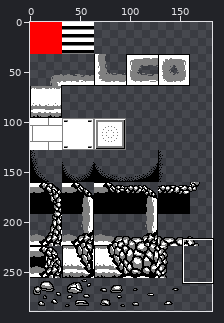
Edited in one commit: sprite sheet (RAT/Assets/Res/Environments/Map.Laboratory.png). Above, an overview of the earlier version with the close-up marked.
Close-up. As it was:
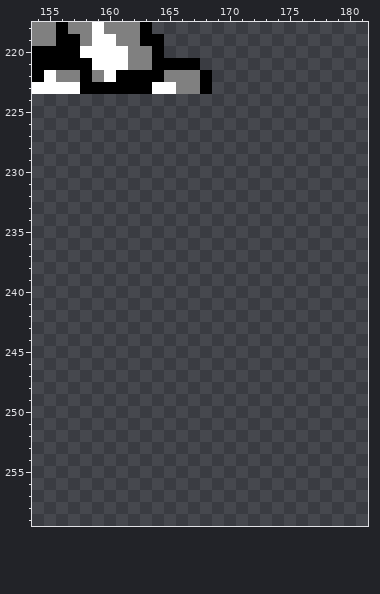
The file is 192x384 pixels. Shown: x 154..181, y 218..259. The wide view leaves out empty margins.
After the commit:
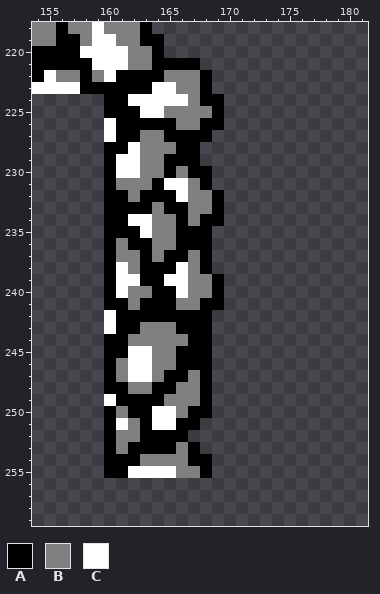
Palette (. is transparent): A #000000  B #808080  C #ffffff
From old to new:
The author put colour A in row 224 at x 160 to 161 and 168 to 169; in row 225 at x 160 to 162 and 169; in row 226 at x 161 to 165 and 168 to 169; in row 227 at x 161 to 162 and 165 to 168; in row 228 at x 160 to 161 and 166 to 167; in row 229 at x 160 and 165 to 167.
The author put colour A in row 230 at x 160, 165 and 167 to 168; in row 231 at x 160, 164 and 168; in row 232 at x 160 to 161, 163 to 165 and 169; in row 233 at x 160 to 163, 165 to 166 and 169; in row 234 at x 160 to 161, 166 and 168 to 169; in row 235 at x 160 to 162 and 166 to 168.
The author put colour A in row 236 at x 160, 162 to 163 and 166 to 168; in row 237 at x 160, 163, 165 to 166 and 168; in row 238 at x 160, 163 to 165 and 168; in row 239 at x 160, 163 to 164 and 169; in row 240 at x 160, 164 to 165 and 169; in row 241 at x 160 to 161, 163 to 165 and 168 to 169.
The author put colour A in row 242 at x 161 to 168; in row 243 at x 161 to 162 and 166 to 168; in row 244 at x 160 to 161 and 167 to 168; in row 245 at x 160 to 161 and 166 to 168; in row 246 at x 160 and 166 to 168; in row 247 at x 160, 165 to 166 and 168.
The author put colour A in row 248 at x 160 to 161, 164 to 165 and 168; in row 249 at x 161 to 164 and 168; in row 250 at x 160, 162 to 163 and 167 to 168; in row 251 at x 160, 163 and 166 to 167; in row 252 at x 160 and 163 to 166; in row 253 at x 160, 162 to 165 and 167.
The author put colour A in row 254 at x 160 to 162 and 167 to 168; in row 255 at x 160 to 161 and 168.
The author put colour B in row 224 at x 167; in row 225 at x 165 to 168; in row 226 at x 166 to 167; in row 227 at x 163 to 164; in row 228 at x 163 to 165; in row 229 at x 163 to 164.
The author put colour B in row 230 at x 163 to 164 and 166; in row 231 at x 161 to 163 and 167; in row 232 at x 162 and 167 to 168; in row 233 at x 164 and 167 to 168; in row 234 at x 164 to 165 and 167; in row 235 at x 164 to 165.
The author put colour B in row 236 at x 161 and 164 to 165; in row 237 at x 161 to 162, 164 and 167; in row 238 at x 162 and 167; in row 239 at x 167 to 168; in row 240 at x 162 to 163 and 167 to 168; in row 241 at x 162 and 166 to 167.
The author put colour B in row 243 at x 163 to 165; in row 244 at x 162 to 166; in row 245 at x 164 to 165; in row 246 at x 161 and 164 to 165; in row 247 at x 161, 164 and 167; in row 248 at x 162 to 163 and 166 to 167.
The author put colour B in row 249 at x 165 to 167; in row 250 at x 161 and 166; in row 251 at x 162; in row 252 at x 161 to 162; in row 253 at x 161 and 166; in row 254 at x 163 to 166.
The author put colour B in row 255 at x 166 to 167.
The author put colour C in row 224 at x 162 to 166; in row 225 at x 163 to 164; in rows 226 to 227 at x 160; in row 228 at x 162; in rows 229 to 230 at x 161 to 162; in row 231 at x 165 to 166.
The author put colour C in row 232 at x 166; in row 234 at x 162 to 163; in row 235 at x 163; in row 238 at x 161 and 166; in row 239 at x 161 to 162 and 165 to 166; in row 240 at x 161 and 166.
The author put colour C in rows 242 to 243 at x 160; in rows 245 to 247 at x 162 to 163; in row 249 at x 160; in row 250 at x 164 to 165; in row 251 at x 161 and 164 to 165; in row 255 at x 162 to 165.
Boxes around the changes in both close-ups, in picture pixels (x1, y1, x2, y2):
added: (104, 94, 224, 478)
